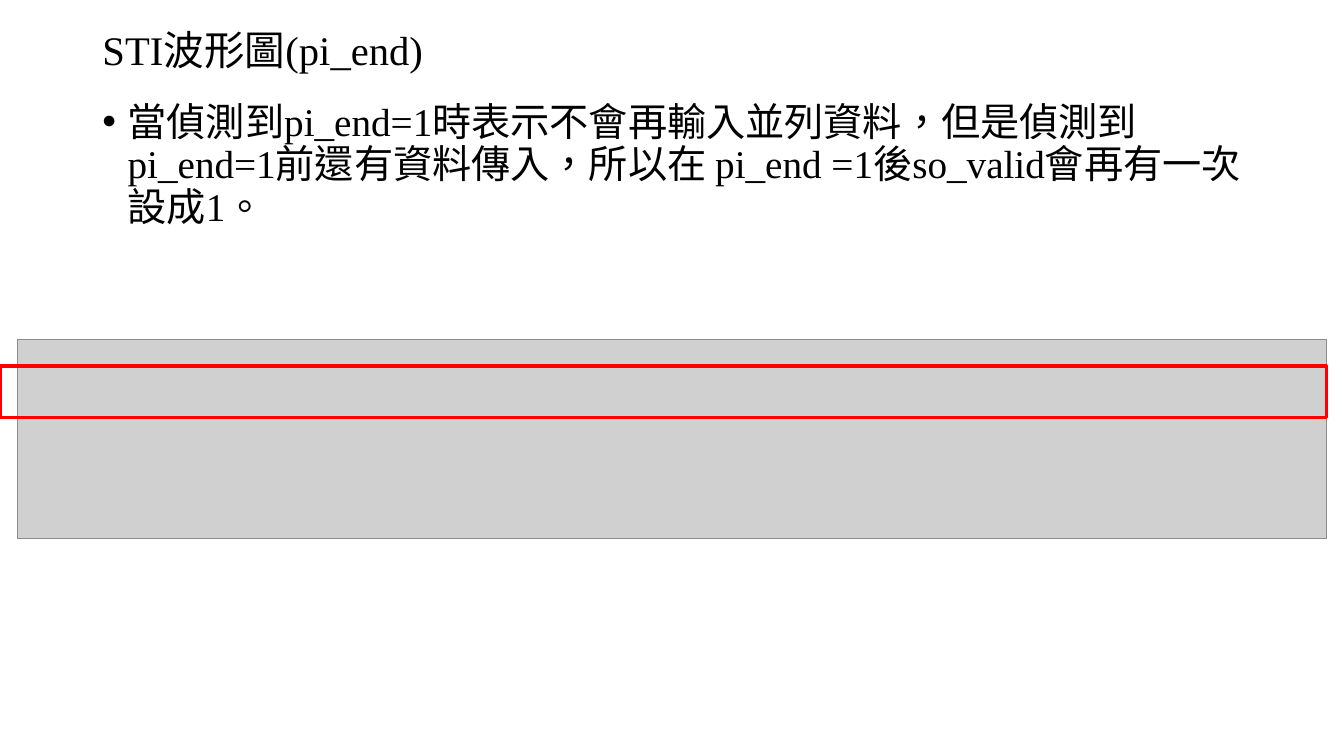
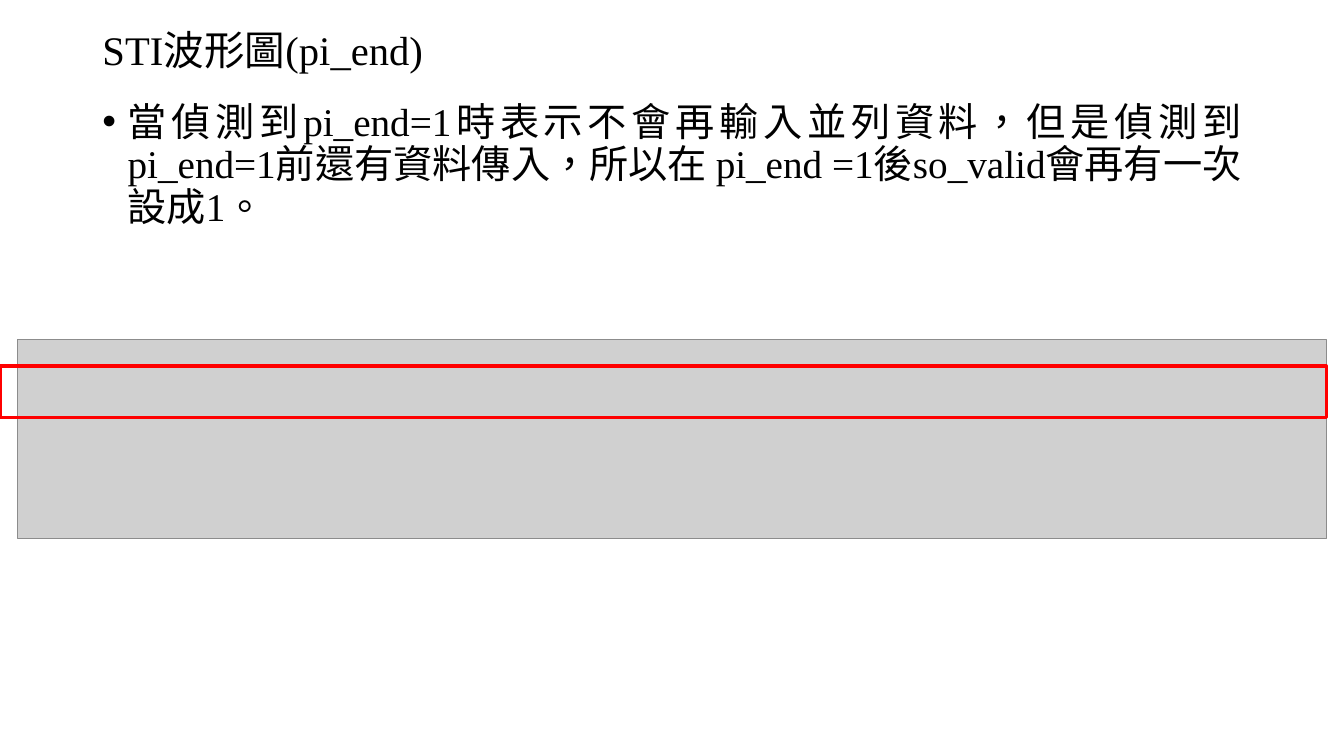
Before and after one commit to Chi-Yung/Chi-Yung, a slide deck: slide 14 of 報告.pptx. Drawn at 1344x756 pixels with LibreOffice and Linux fonts; fonts in the diff are those of the drawing; grey boxes stand for pictures. Boxes give left, top, right and bottom in pixels: in the first picture for what was removed or moved away, otherwise in the second. Text is boxed around its words. In the diff, an @@ line names an element or a change of style, - is before the commit and + after.

```diff
--- a/報告.pptx
+++ b/報告.pptx
@@ text "當偵測到pi_end=1時表示不會再輸入並列資料，但是偵測到pi_end=1前還有資料傳入，所以在 pi_end =1後 ..." at <box>128,103,1242,224</box>: alignment left to justified @@
```
Also in this commit, not shown: 5 other slides changed.
